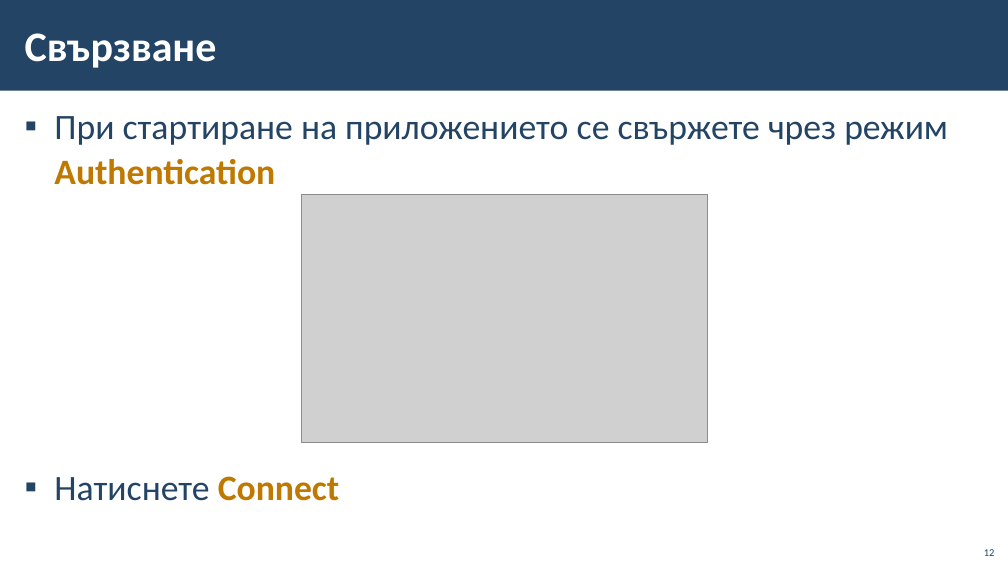
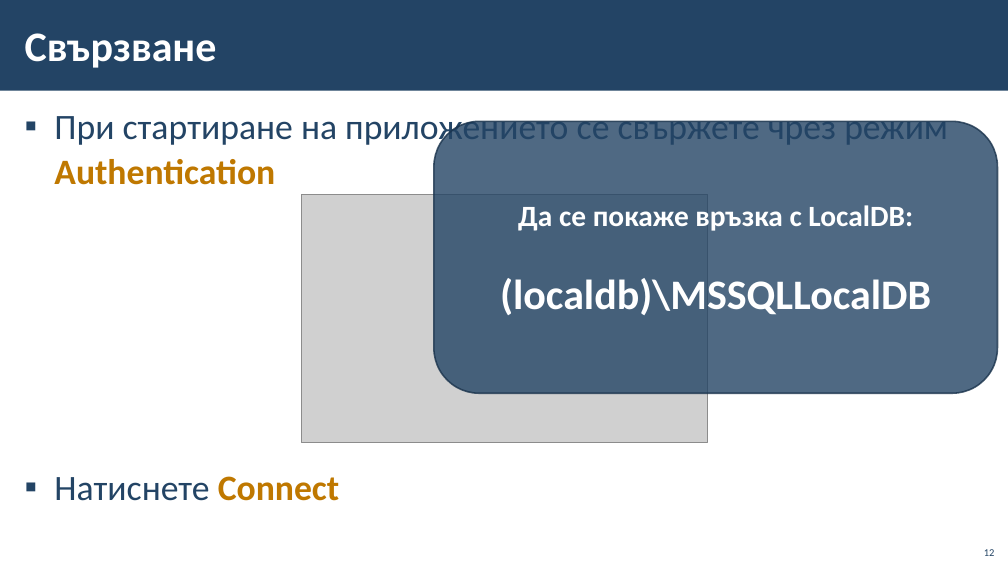
Before and after one commit to BG-IT-Edu/School-Programming, a slide deck: slide 12 of Courses/Software-Sciences/Module-3-Databases-New/03-Intro-to-MS-SQL-Server/03-Intro-to-MS-SQL-Server.pptx. Drawn at 1008x567 pixels with LibreOffice and Linux fonts; fonts in the diff are those of the drawing; grey boxes stand for pictures; background and template pictures are left out. Boxes give left, top, right and bottom in pixels: in the first picture for what was removed or moved away, otherwise in the second. Text is boxed around its words. In the diff, an @@ line names an element or a change of style, - is before the commit and + after.

```diff
--- a/Courses/Software-Sciences/Module-3-Databases-New/03-Intro-to-MS-SQL-Server/03-Intro-to-MS-SQL-Server.pptx
+++ b/Courses/Software-Sciences/Module-3-Databases-New/03-Intro-to-MS-SQL-Server/03-Intro-to-MS-SQL-Server.pptx
@@ rounded rectangle added at bbox=[434, 122, 997, 394], fill #234465 at 80% opacity, outline #1A334C 1.5 pt, 28 pt, text #FFFFFF, bold @@
+Да се покаже връзка с LocalDB:
+(localdb)\MSSQLLocalDB
```
Also in this commit, not shown: 3 other slides changed, 10 other files.
